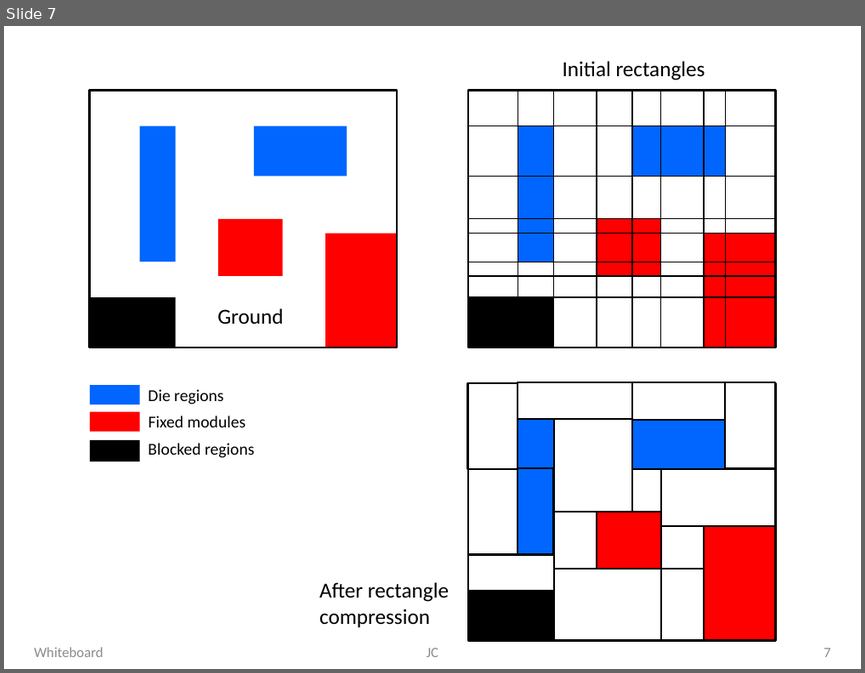
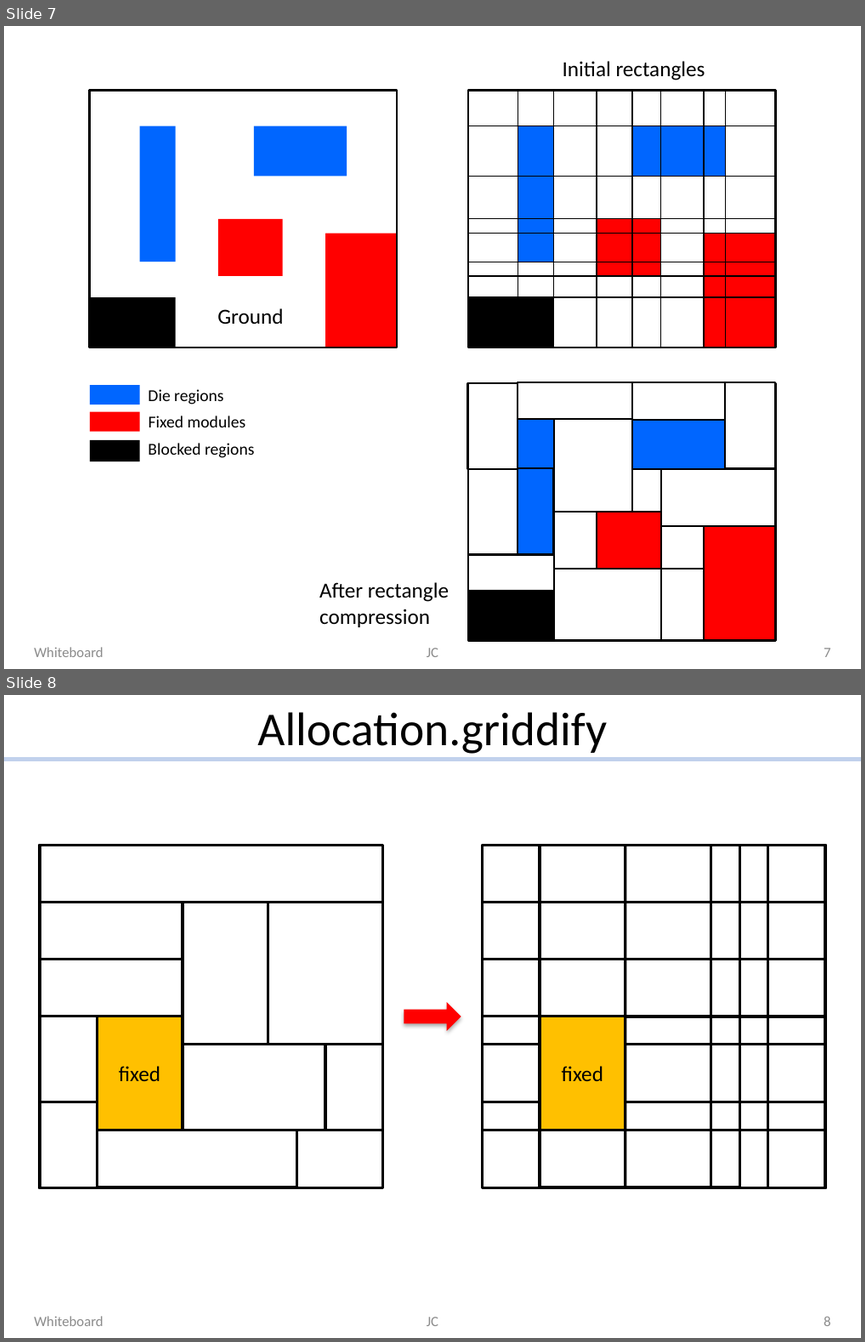
Before and after one commit to jordicf/FRAME, a slide deck: doc/Floorplan_picts.pptx. Shown one above the other, each under a label of ours: slide 7 before the commit, slides 7 and 8 after it. The pictures are 865x673 and 865x1342 pixels, drawn with LibreOffice and Linux fonts; fonts in the diff are those of the drawing. Boxes give left, top, right and bottom in pixels: in the first picture for what was removed or moved away, otherwise in the second. Text is boxed around its words. In the diff, an @@ line names an element or a change of style, - is before the commit and + after.

Commit message:
picture for griddify

```diff
--- a/doc/Floorplan_picts.pptx
+++ b/doc/Floorplan_picts.pptx
@@ slide 8 added at [4,695,861,1338], background #FFFFFF @@
@@ title added at [257,712,607,754], 39.6 pt, text #000000 @@
+Allocation.griddify
@@ line added from (4, 760) to (861, 760), #C2D1ED 4 pt @@
@@ group added at [40,845,826,1189]: 24 rectangles, 10 lines, 1 right arrow @@
+fixed
+fixed
@@ text added at [34,1315,103,1326], 12 pt, text #8C8C8C @@
+Whiteboard
@@ text added at [426,1316,438,1326], 12 pt, text #8C8C8C @@
+JC
@@ page number added at [823,1315,830,1326], 12 pt, text #8C8C8C @@
+8
```
